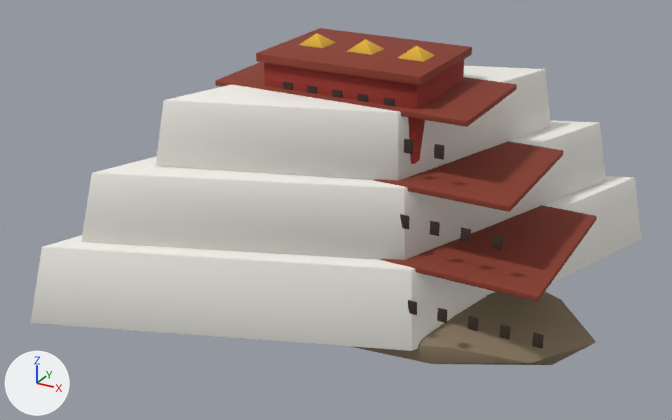
A saved change to the glTF model models/world/lm-potala.glb.
Before and after are seen from a 50 mm lens placed at (15.0, -29.5, 17.5), pointed at (-0.7, -0.9, 3.1). Every picture has the same lights, and +X, +Y and +Z are marked at lower left. The picture after the commit comes second. Where no turn or scale is listed for an object, it has been applied to the vertices. Vertices at exactly the same position are counted once.
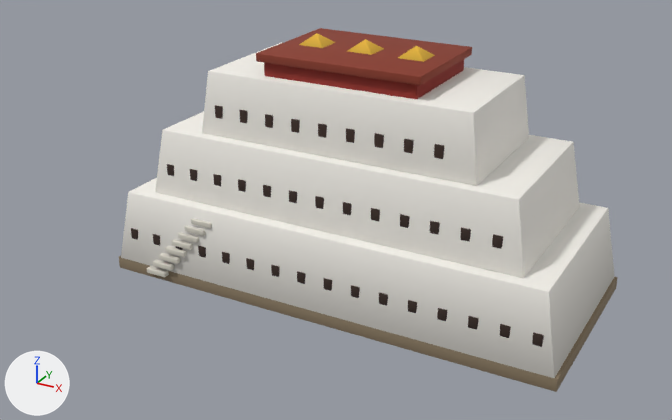
Where the newer file only moved an object's origin or applied its transform, the numbers keep the older frame.

Edits to the scene script, one JSON object a line:
```json
{"block": "me_mesh_0", "where": "# used by ob_mesh_0; location = (-9.47, 8.99, -1.43)"}
{"op": "remove", "block": "me_mesh_0", "code": "me_mesh_0.from_pydata(...)  # 2999 vertices, 5746 faces; spans x 0.0..18.8, y -18.0..0.0, z 0.0..11.1"}
{"op": "add", "block": "me_mesh_0", "code": "me_mesh_0.from_pydata(...)  # 2955 vertices, 5658 faces; spans x 0.4..18.6, y -13.2..-5.0, z 1.4..11.1"}
{"block": "me_mesh_0", "change": "me_mesh_0 part 1: the loose piece of 56 vertices spanning x 1.4..17.6, y -12.6..-5.4, z 4.3..4.5 is copied, and the copy is scaled about its middle by (1.12, 1.11, 2.72), then moved by (0.0, 0.0, -2.7); it spans x 0.4..18.6, y -13.0..-5.0, z 1.4..1.9"}
{"block": "me_mesh_0", "change": "me_mesh_0 part 2: the loose piece of 56 vertices spanning x 2.0..17.0, y -16.5..-1.5, z 4.4..7.0 is multiplied about its middle by the matrix ((1.638, -0.637, 0.0), (-0.28, 0.719, 0.0), (0.0, 0.0, 1.0)), then moved by (0.0, 0.0, 0.4)"}
{"block": "me_mesh_0", "change": "me_mesh_0 part 3: the loose piece of 56 vertices spanning x 4.0..15.0, y -14.5..-3.5, z 7.0..9.4 is multiplied about its middle by the matrix ((1.52, -0.519, 0.0), (-0.254, 0.744, 0.0), (0.0, 0.0, 1.0)), then moved by (0.0, 0.0, 0.4)"}
{"block": "me_mesh_0", "change": "me_mesh_0 part 4: the loose piece of 56 vertices spanning x 0.5..18.5, y -18.0..0.0, z 1.4..4.4 is rebuilt with 56 vertices and now spans x 0.5..18.5, y -13.0..-5.0, z 1.8..4.8"}
{"block": "me_mesh_0", "change": "me_mesh_0 part 5: the loose piece of 100 vertices spanning x 0.0..18.8, y -13.7..-4.4, z 0.0..2.6 is deleted"}
{"block": "me_mesh_0", "change": "me_mesh_0 part 6: 736 kept faces spanning x 1.1..17.9, y -13.2..-5.4, z 1.7..11.1 get new vertex colours"}
```

Changed parts and their boxes (x1, y1, x2, y2) in the pictures (672 x 420 px; the box of a moved part takes in the faces that stretch with it):
```json
{"object": "Mesh_0", "change": "reshaped", "before": [31, 28, 641, 365], "after": [119, 28, 617, 392], "on screen": "18% narrower, 8% taller"}
{"part": 1, "of": "me_mesh_0", "change": "added", "after": [119, 256, 617, 392]}
{"part": 2, "of": "me_mesh_0", "change": "moved or reshaped", "before": [81, 121, 606, 260], "after": [155, 111, 580, 278]}
{"part": 3, "of": "me_mesh_0", "change": "moved or reshaped", "before": [156, 66, 551, 181], "after": [202, 43, 529, 186]}
{"part": 4, "of": "me_mesh_0", "change": "rebuilt", "before": [31, 176, 641, 351], "after": [121, 178, 615, 378]}
{"part": 5, "of": "me_mesh_0", "change": "deleted", "before": [350, 291, 596, 365], "on screen": "brown"}
{"part": 6, "of": "me_mesh_0", "change": "recoloured", "before": [216, 60, 597, 348], "after": [133, 60, 543, 347]}
```
